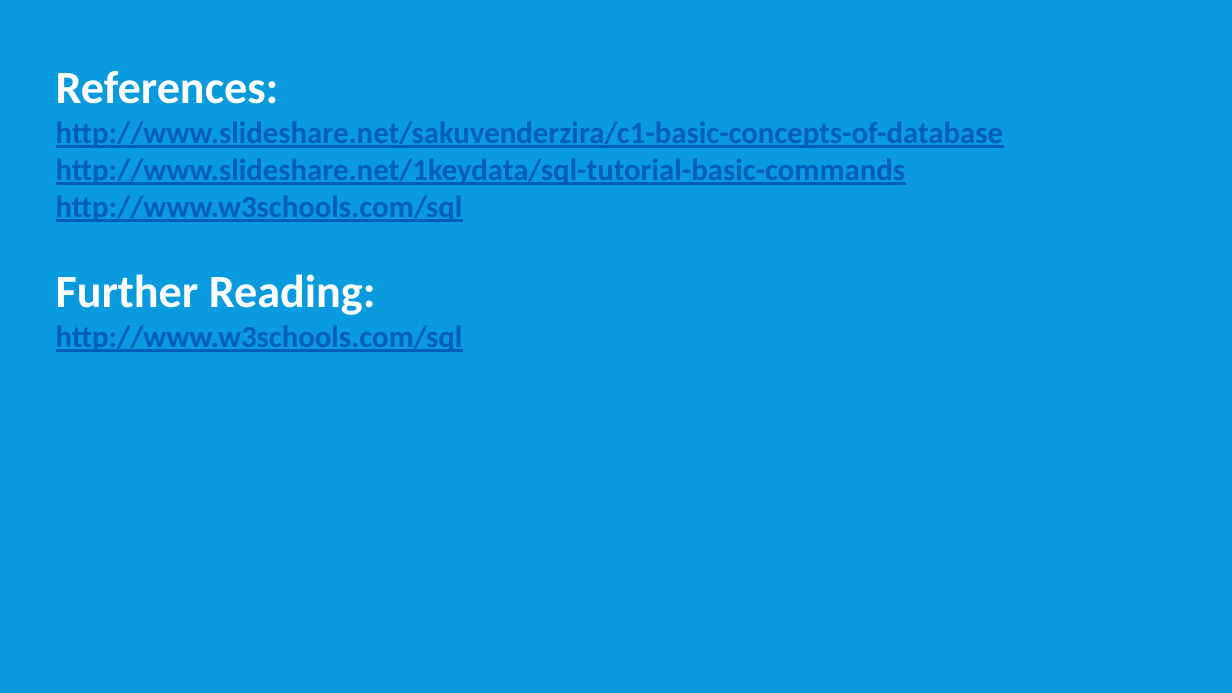
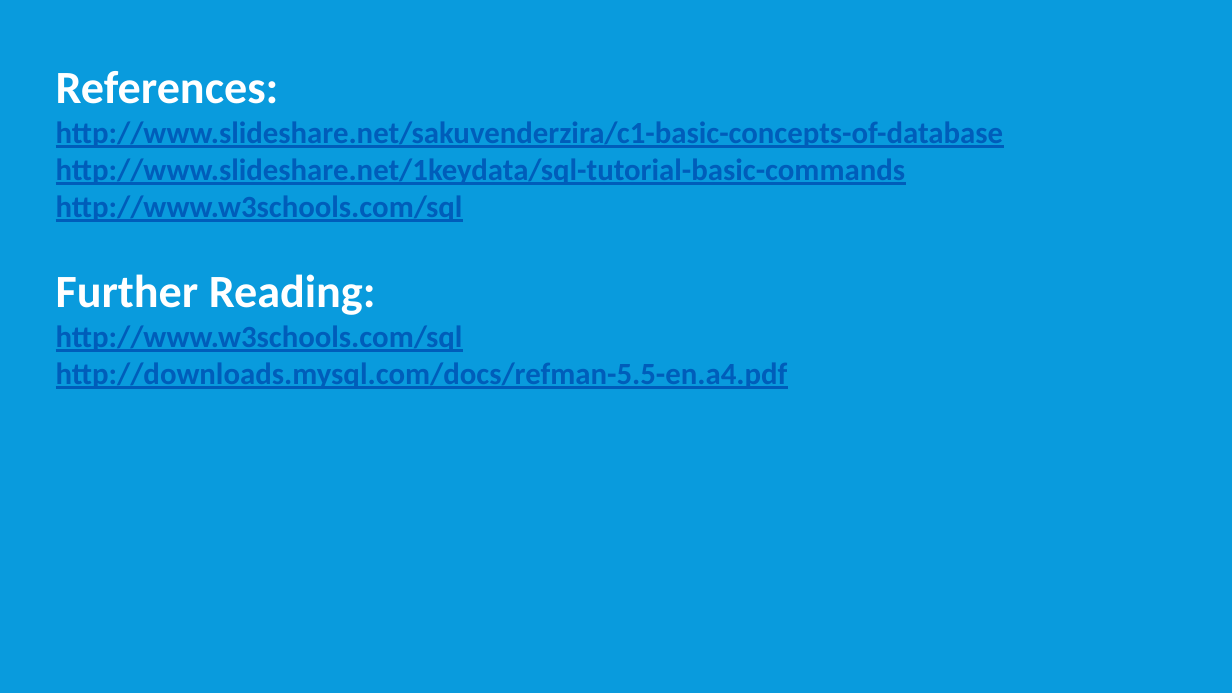
Before and after one commit to nmsgit1234/TechnicalDocs, a slide deck: slide 48 of training/core_java/12_Training_CoreJava_Datbase_Fundamentals.pptx. Drawn at 1232x693 pixels with LibreOffice and Linux fonts; fonts in the diff are those of the drawing. Boxes give left, top, right and bottom in pixels: in the first picture for what was removed or moved away, otherwise in the second. Text is boxed around its words. In the diff, an @@ line names an element or a change of style, - is before the commit and + after.

```diff
--- a/training/core_java/12_Training_CoreJava_Datbase_Fundamentals.pptx
+++ b/training/core_java/12_Training_CoreJava_Datbase_Fundamentals.pptx
@@ text at box(56, 363, 788, 389): paragraph added @@
+http://downloads.mysql.com/docs/refman-5.5-en.a4.pdf
```
Also in this commit, not shown: 15 other files.
